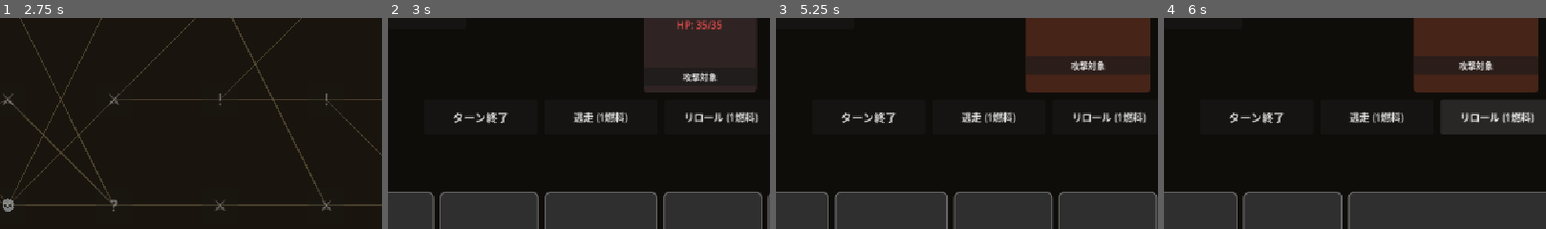
Above: before the commit, frames 1-4 (left to right).
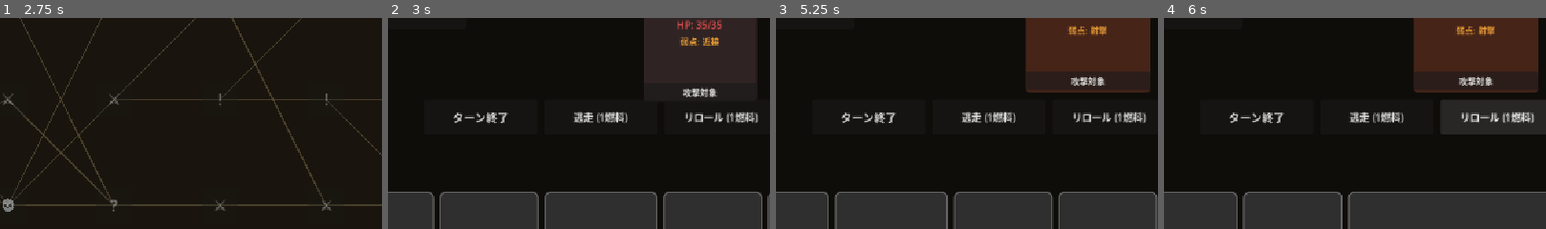
Above: after the commit, the same moments.

Repository: sashimihoutyou/too-fast-to-die
Game: Godot game, scene res://scenes/main/title_screen.tscn
Two runs of this game, one before a commit and one after it. Both use one fixed random seed, a clock stepped at 60 frames per second and the inputs below.
Inputs:
- Up to frame 1 (2.75 s): click "ニューゲーム" at 0.5 s; click "カルティスト — アタルパ" at 1.25 s; click "出発" at 2 s
- Up to frame 2 (3 s): click "⚔" at 2.75 s
- Up to frame 3 (5.25 s): click "攻撃対象" at 3.5 s; click "逃走 (1燃料)" at 4.25 s; click "💀" at 5 s
- Up to frame 4 (6 s): click "リロール (1燃料)" at 5.75 s
The pictures show only the part of the screen within x 22-72%, y 24-74%; the shares and areas given below are measured in that part.

Frame 1 is identical in both runs. In frame 2, 0.9% of the frame differs, in the area x 76-87%, y 9-38%; in frame 3, 4.7%, in the area x 65-98%, y 3-34%; in frame 4, 4.7%.

Commit message:
Add enemy weakness system for melee/ranged/bike differentiation
- EnemyData now has a weaknesses tag list; attacking with a matching
  card tag deals 1.5x damage via CombatManager.is_weak_against().
- Assign thematic weaknesses to existing enemies (e.g. fast beasts are
  weak to ranged, human raiders/swarms are weak to melee, the biker
  elite is weak to bike attacks).
- Show each enemy's weakness on its combat panel so the player can plan
  around it.
- Note future relic-based melee/ranged growth and disadvantageous-enemy
  mechanics in the GDD's open design issues section for later phases.

Diff:
--- a/autoload/combat_manager.gd
+++ b/autoload/combat_manager.gd
@@ -147,23 +147,34 @@
 		if card.is_aoe:
 			for i in enemies.size():
 				if enemies[i]["alive"]:
-					_damage_enemy(i, dmg * card.hit_count)
+					_damage_enemy(i, dmg * card.hit_count, card.tags)
 		else:
 			if target_idx >= 0 and target_idx < enemies.size() and enemies[target_idx]["alive"]:
 				for h in card.hit_count:
 					if enemies[target_idx]["alive"]:
-						_damage_enemy(target_idx, dmg)
+						_damage_enemy(target_idx, dmg, card.tags)
 
 	if card.status_effect != &"" and target_idx >= 0:
 		pass
 
-func _damage_enemy(idx: int, amount: int) -> void:
+func is_weak_against(idx: int, tags: Array[CardData.Tag]) -> bool:
+	if idx < 0 or idx >= enemies.size():
+		return false
+	var data: EnemyData = enemies[idx]["data"]
+	for tag in tags:
+		if tag in data.weaknesses:
+			return true
+	return false
+
+func _damage_enemy(idx: int, amount: int, source_tags: Array[CardData.Tag] = []) -> void:
 	if idx < 0 or idx >= enemies.size():
 		return
 	var enemy := enemies[idx]
 	if not enemy["alive"]:
 		return
 	var remaining := amount
+	if is_weak_against(idx, source_tags):
+		remaining = int(remaining * 1.5)
 	if enemy["block"] > 0:
 		if enemy["block"] >= remaining:
 			enemy["block"] -= remaining
--- a/scenes/combat/combat_screen.gd
+++ b/scenes/combat/combat_screen.gd
@@ -90,6 +90,14 @@
 		hp_label.add_theme_color_override("font_color", Color(0.9, 0.3, 0.3))
 		vbox.add_child(hp_label)
 
+		if not data.weaknesses.is_empty():
+			var weakness_label := Label.new()
+			weakness_label.text = "弱点: %s" % _tags_to_text(data.weaknesses)
+			weakness_label.horizontal_alignment = HORIZONTAL_ALIGNMENT_CENTER
+			weakness_label.add_theme_font_size_override("font_size", 12)
+			weakness_label.add_theme_color_override("font_color", Color(0.9, 0.6, 0.2))
+			vbox.add_child(weakness_label)
+
 		var block_label := Label.new()
 		block_label.name = "BlockLabel"
 		block_label.text = ""
@@ -131,6 +139,28 @@
 		$HandArea.add_child(btn)
 		card_buttons.append(btn)
 
+func _tag_name(tag: CardData.Tag) -> String:
+	match tag:
+		CardData.Tag.MELEE: return "近接"
+		CardData.Tag.RANGED: return "射撃"
+		CardData.Tag.BIKE: return "バイク"
+		CardData.Tag.DEFENSE: return "防御"
+		CardData.Tag.SKILL: return "スキル"
+		CardData.Tag.CHARACTER: return "固有"
+	return ""
+
+func _tags_to_bracket_text(tags: Array[CardData.Tag]) -> String:
+	var text := ""
+	for tag in tags:
+		text += "[%s]" % _tag_name(tag)
+	return text
+
+func _tags_to_text(tags: Array[CardData.Tag]) -> String:
+	var names: Array[String] = []
+	for tag in tags:
+		names.append(_tag_name(tag))
+	return "・".join(names)
+
 func _create_card_button(card: CardData) -> Button:
 	var btn := Button.new()
 	btn.custom_minimum_size = Vector2(140, 190)
@@ -143,15 +173,7 @@
 	if card.fuel_cost > 0:
 		cost_text += "+%d燃" % card.fuel_cost
 
-	var tag_text := ""
-	for tag in card.tags:
-		match tag:
-			CardData.Tag.MELEE: tag_text += "[近接]"
-			CardData.Tag.RANGED: tag_text += "[射撃]"
-			CardData.Tag.BIKE: tag_text += "[バイク]"
-			CardData.Tag.DEFENSE: tag_text += "[防御]"
-			CardData.Tag.SKILL: tag_text += "[スキル]"
-			CardData.Tag.CHARACTER: tag_text += "[固有]"
+	var tag_text := _tags_to_bracket_text(card.tags)
 
 	btn.text = "%s\n%s\n%s\n%s" % [cost_text, card.display_name, tag_text, card.description]
 	btn.disabled = not can_play or card.is_unplayable
--- a/scenes/map/map_screen.gd
+++ b/scenes/map/map_screen.gd
@@ -128,24 +128,24 @@
 		MapGenerator.NodeType.COMBAT:
 			var roll := randf()
 			if roll < 0.4:
-				enemies.append(_make_enemy(&"devilwolf", "デビルフ", EnemyData.Category.BEAST, 28))
+				enemies.append(_make_enemy(&"devilwolf", "デビルフ", EnemyData.Category.BEAST, 28, false, false, [CardData.Tag.RANGED]))
 			elif roll < 0.7:
-				enemies.append(_make_enemy(&"bandit", "荒野の盗賊", EnemyData.Category.HUMAN, 35))
+				enemies.append(_make_enemy(&"bandit", "荒野の盗賊", EnemyData.Category.HUMAN, 35, false, false, [CardData.Tag.MELEE]))
 			else:
 				for i in 3:
-					enemies.append(_make_enemy(&"wild_dog", "野犬", EnemyData.Category.BEAST, 15))
+					enemies.append(_make_enemy(&"wild_dog", "野犬", EnemyData.Category.BEAST, 15, false, false, [CardData.Tag.MELEE]))
 		MapGenerator.NodeType.ELITE:
 			var roll := randf()
 			if roll < 0.5:
-				enemies.append(_make_enemy(&"devilwolf_leader", "デビルフの群れリーダー", EnemyData.Category.BEAST, 65, true))
+				enemies.append(_make_enemy(&"devilwolf_leader", "デビルフの群れリーダー", EnemyData.Category.BEAST, 65, true, false, [CardData.Tag.RANGED]))
 			else:
-				enemies.append(_make_enemy(&"rogue_rider", "ならず者ライダー", EnemyData.Category.HUMAN, 55, true))
+				enemies.append(_make_enemy(&"rogue_rider", "ならず者ライダー", EnemyData.Category.HUMAN, 55, true, false, [CardData.Tag.BIKE]))
 		MapGenerator.NodeType.BOSS:
-			var boss := _make_enemy(&"alpha_devilwolf", "アルファ・デビルフ", EnemyData.Category.BEAST, 150, false, true)
+			var boss := _make_enemy(&"alpha_devilwolf", "アルファ・デビルフ", EnemyData.Category.BEAST, 150, false, true, [CardData.Tag.RANGED])
 			enemies.append(boss)
 	return enemies
 
-func _make_enemy(id: StringName, display: String, cat: EnemyData.Category, hp: int, elite: bool = false, boss: bool = false) -> EnemyData:
+func _make_enemy(id: StringName, display: String, cat: EnemyData.Category, hp: int, elite: bool = false, boss: bool = false, weaknesses: Array[CardData.Tag] = []) -> EnemyData:
 	var e := EnemyData.new()
 	e.id = id
 	e.display_name = display
@@ -154,6 +154,7 @@
 	e.is_elite = elite
 	e.is_boss = boss
 	e.act = GameManager.current_act
+	e.weaknesses.assign(weaknesses)
 	return e
 
 func _enter_event() -> void:
--- a/scripts/data/enemy_data.gd
+++ b/scripts/data/enemy_data.gd
@@ -10,3 +10,4 @@
 @export var is_elite: bool = false
 @export var is_boss: bool = false
 @export var art: Texture2D
+@export var weaknesses: Array[CardData.Tag] = []
Not shown, changed: Too_Fast_to Die_gdd_v2.md
